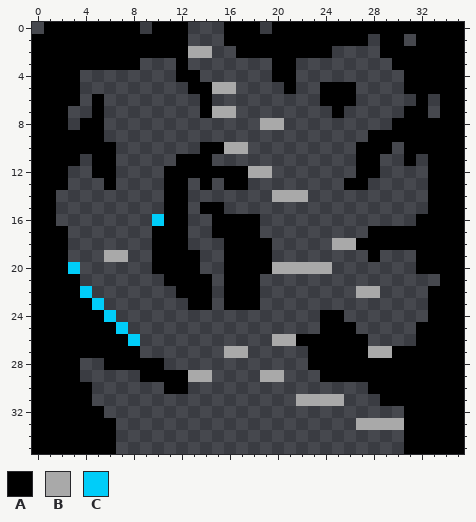
Pixel-art sprite -- AridArnold/Content/Campaigns/MainCampaign/Hub/0802.png. That is the earlier state.
The file is 36x36 pixels.
Palette (. is transparent): A #000000  B #a9a9a9  C #00cdf9
Pixels before, first column x 0:
 0 .AAAAAAAA.AAA...AAA.AAAAAAAAAAAAAAAA
 1 AAAAAAAAAAAAA...AAAAAAAAAAAA.AA.AAAA
 2 AAAAAAAAAAAAABB..AAAAAAAA....AAAAAAA
 3 AAAAAAAAA...A.......AA........AAAAAA
 4 AAAA........AA......AA.........AAAAA
 5 AAAA.........AABB....A..AAA....AAAAA
 6 AAAA.A........A.........AAA.....A.AA
 7 AAA..A........ABB........A.....AA.AA
 8 AAA.AA.............BB.........AAAAAA
 9 AAAAAA......................AAAAAAAA
10 AAAAAAA.......AABB.........AAA.AAAAA
11 AAAA.AA.....AAA............AA..A.AAA
12 AAA..AA....AAAAAAABB.......AA....AAA
13 AAA...A....AA.A.AA........AA.....AAA
14 AA.........AA.......BBB..........AAA
15 AA.........AA.AA.................AAA
16 AA........CAA..AAAA.............AAAA
17 AAA.......AAA..AAAA.........AAAAAAAA
18 AAA.......AAA...AAAA.....BBAAAAAAAAA
19 AAA...BB..AAAA..AAAA........A...AAAA
20 AAAC......AAAA..AAAABBBBB.......AAAA
21 AAAA.......AAAA.AAA...............AA
22 AAAAC.......AAA.AAA........BB....AAA
23 AAAAAC.......AA.AAA..............AAA
24 AAAAAAC.................AA.......AAA
25 AAAAAAAC................AAA.....AAAA
26 AAAAAAAAC...........BBAAAAAA....AAAA
27 AAAAAAAAA.......BB.....AAAAABBAAAAAA
28 AAAA..AAAAA............AAAAAAAAAAAAA
29 AAAA.....AAAABB....BB...AAAAAAAAAAAA
30 AAAAA......AA...............AAAAAAAA
31 AAAAA.................BBBB...AAAAAAA
32 AAAAAA.........................AAAAA
33 AAAAAAA....................BBBBAAAAA
34 AAAAAAA........................AAAAA
35 AAAAAAA........................AAAAA
After the commit:
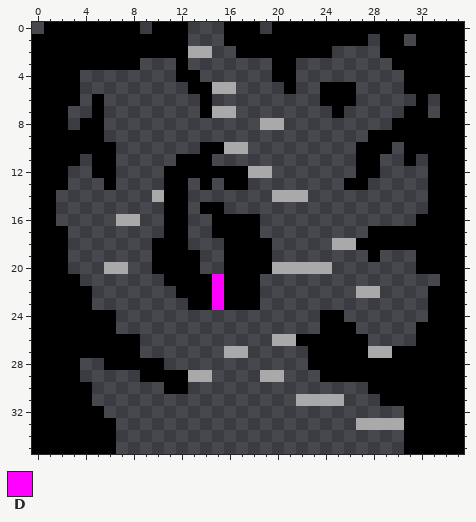
Colours new in this view: D #fe00fe
The exact change:
Changed rows in their new state; - is an unchanged pixel.
first column x 3:
14 -------B-----
16 ----BB-.-----
17 -------.-----
19 ---..--------
20 .--BB--------
21 ------------D
22 -A----------D
23 --.---------D
24 ---A---------
25 ----.--------
26 -----A-------
Where, in picture pixels (left, top, right, bottom), the same in both pictures:
changed: (68, 190, 164, 346)
added: (212, 274, 224, 310)
